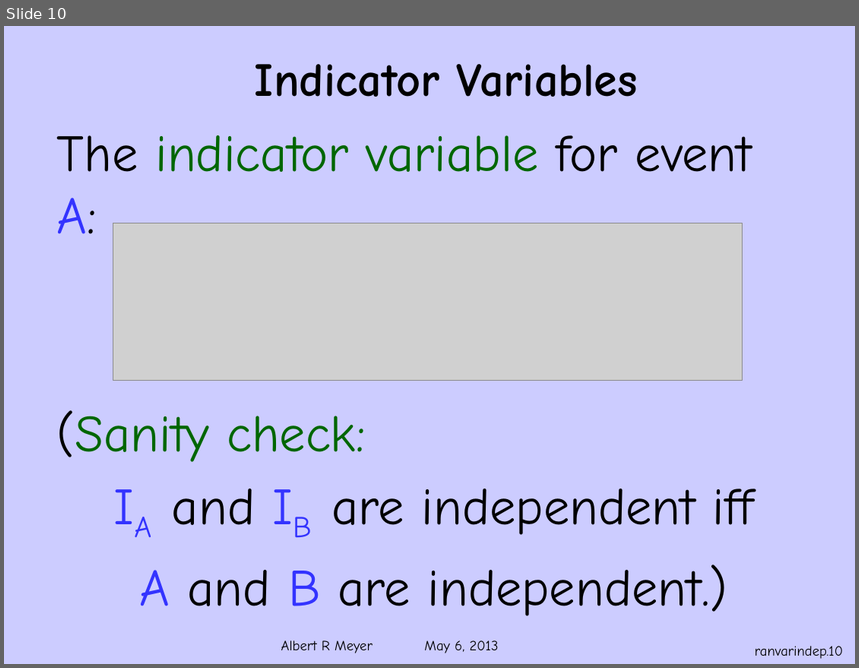
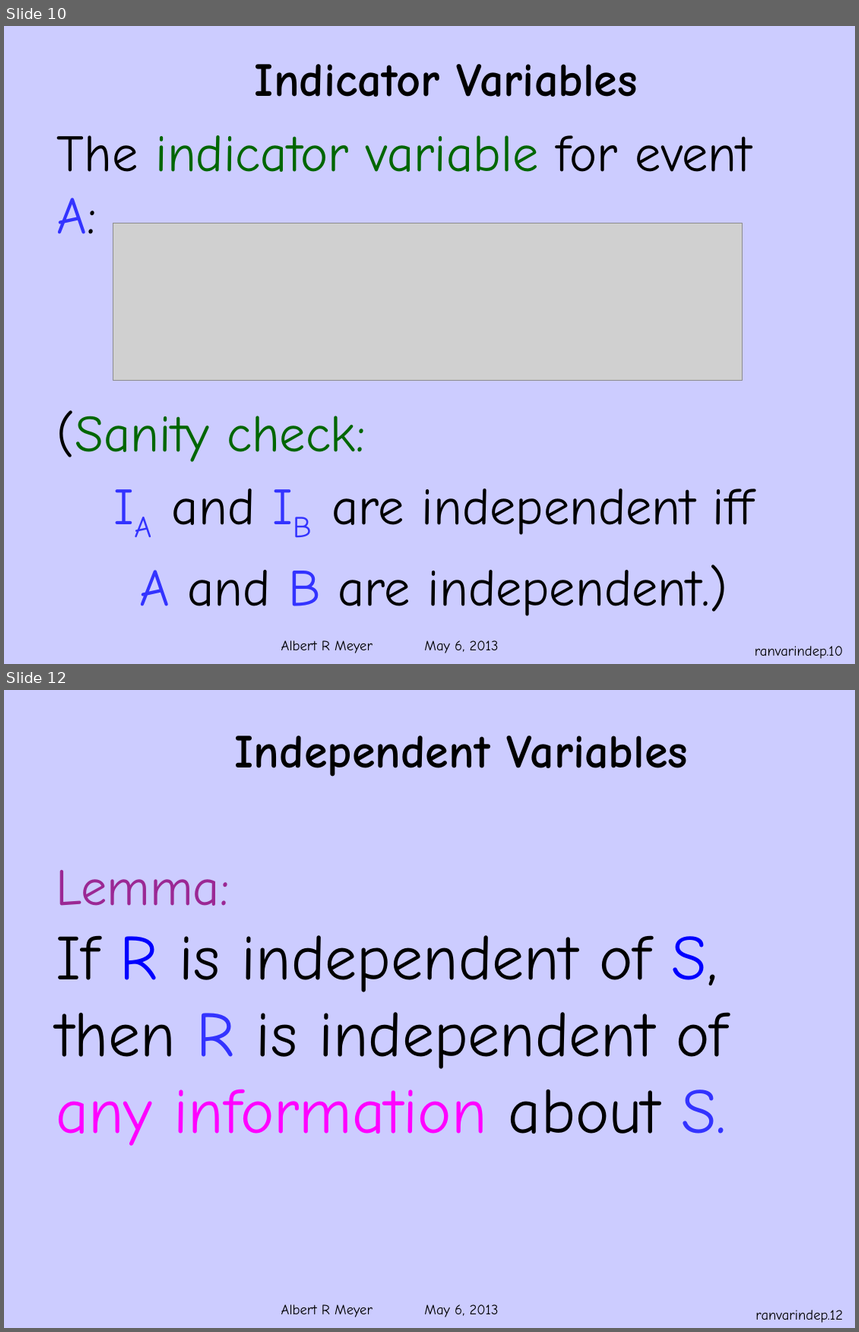
Before and after one commit to armeyer/mcs_web, a slide deck: spring13/slides13/ranvar-independence.pptx. Shown one above the other, each under a label of ours: slide 10 before the commit, slides 10 and 12 after it; the slides between them are not shown. The pictures are 859x668 and 859x1332 pixels, drawn with LibreOffice and Linux fonts; fonts in the diff are those of the drawing; grey boxes stand for pictures; background and template pictures are left out. Boxes give left, top, right and bottom in pixels: in the first picture for what was removed or moved away, otherwise in the second. Text is boxed around its words. In the diff, an @@ line names an element or a change of style, - is before the commit and + after.

Commit message:
2 extra to ranvar-independence

```diff
--- a/spring13/slides13/ranvar-independence.pptx
+++ b/spring13/slides13/ranvar-independence.pptx
@@ slide 12 added at box(4, 690, 855, 1328), background #CCCCFF; not listed: 1 template element that a slide beside it also shows @@
@@ text added at box(235, 736, 688, 777), 40 pt, text #000000, bold @@
+Independent Variables
@@ text added at box(56, 870, 728, 1146), 54 pt, text #000000 @@
+Lemma:
+If R is independent of S,
+then R is independent of
+any information about S.
@@ page number added at box(756, 1310, 843, 1323), 12 pt, text #000000 @@
+ranvarindep.12
```
Also in this commit, not shown: 1 slide changed, 2 other slides added.
